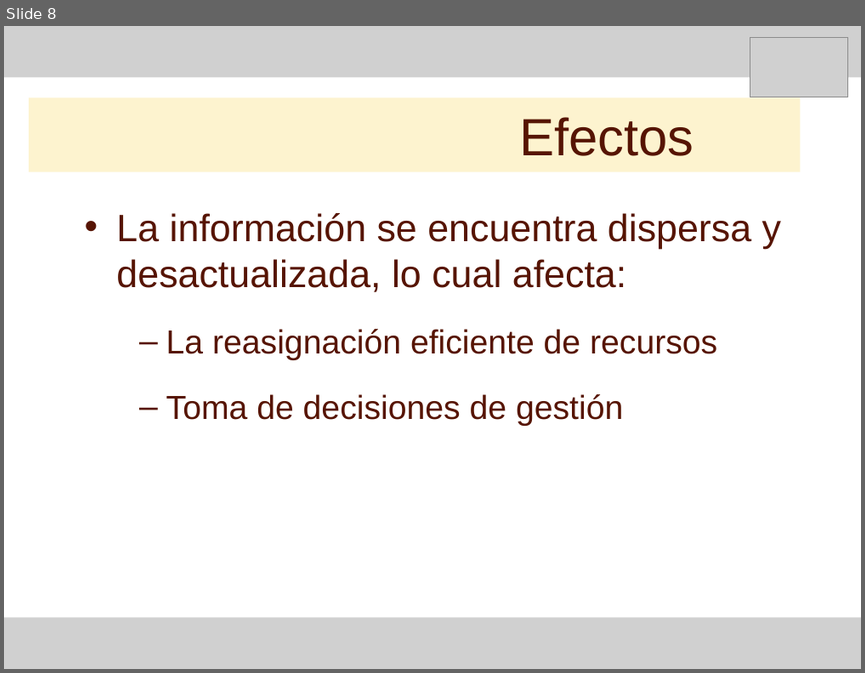
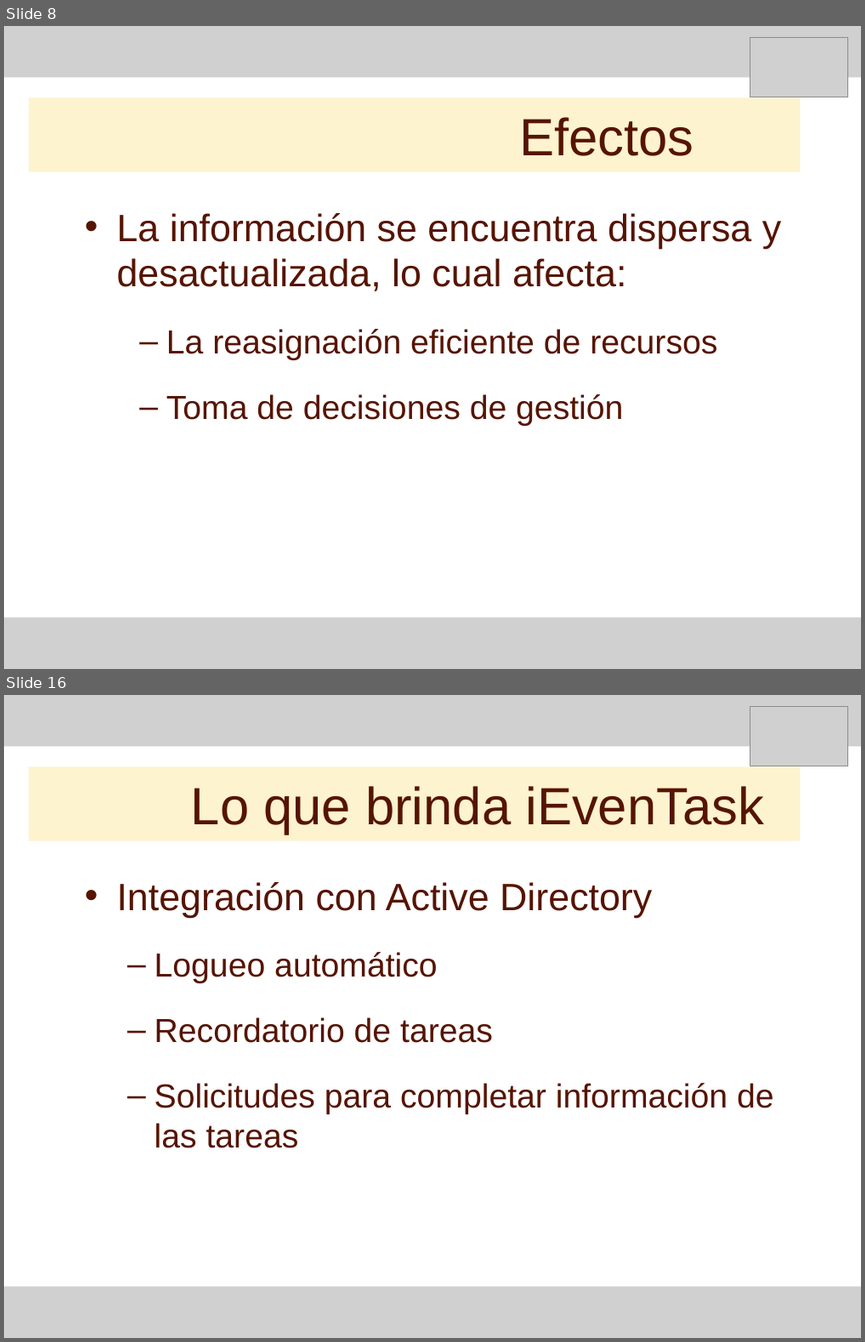
Before and after one commit to Letractively/proyunlam, a slide deck: Documentacion/97 - Exposicion/Presentacion producto.ppt. Shown one above the other, each under a label of ours: slide 8 before the commit, slides 8 and 16 after it; the slides between them are not shown. The pictures are 865x673 and 865x1342 pixels, drawn with LibreOffice and Linux fonts; fonts in the diff are those of the drawing; grey boxes stand for pictures. Boxes give left, top, right and bottom in pixels: in the first picture for what was removed or moved away, otherwise in the second. Text is boxed around its words. In the diff, an @@ line names an element or a change of style, - is before the commit and + after.

```diff
--- a/Documentacion/97 - Exposicion/Presentacion producto.ppt
+++ b/Documentacion/97 - Exposicion/Presentacion producto.ppt
@@ slide 16 added at (4, 695, 861, 1338), background #FFFFFF @@
@@ picture added at (4, 695, 861, 746) @@
@@ picture added at (749, 707, 847, 766) @@
@@ title added at (29, 767, 800, 841), fill #FBE389 at 40% opacity, 44 pt, text #561403 @@
+Lo que brinda iEvenTask
@@ text added at (117, 882, 774, 1148), 28 pt, text #561403 @@
+• Integración con Active Directory
+  – Logueo automático
+  – Recordatorio de tareas
+  – Solicitudes para completar información de las tareas
@@ picture added at (4, 1287, 861, 1338) @@
```
Also in this commit, not shown: 12 other slides added.
